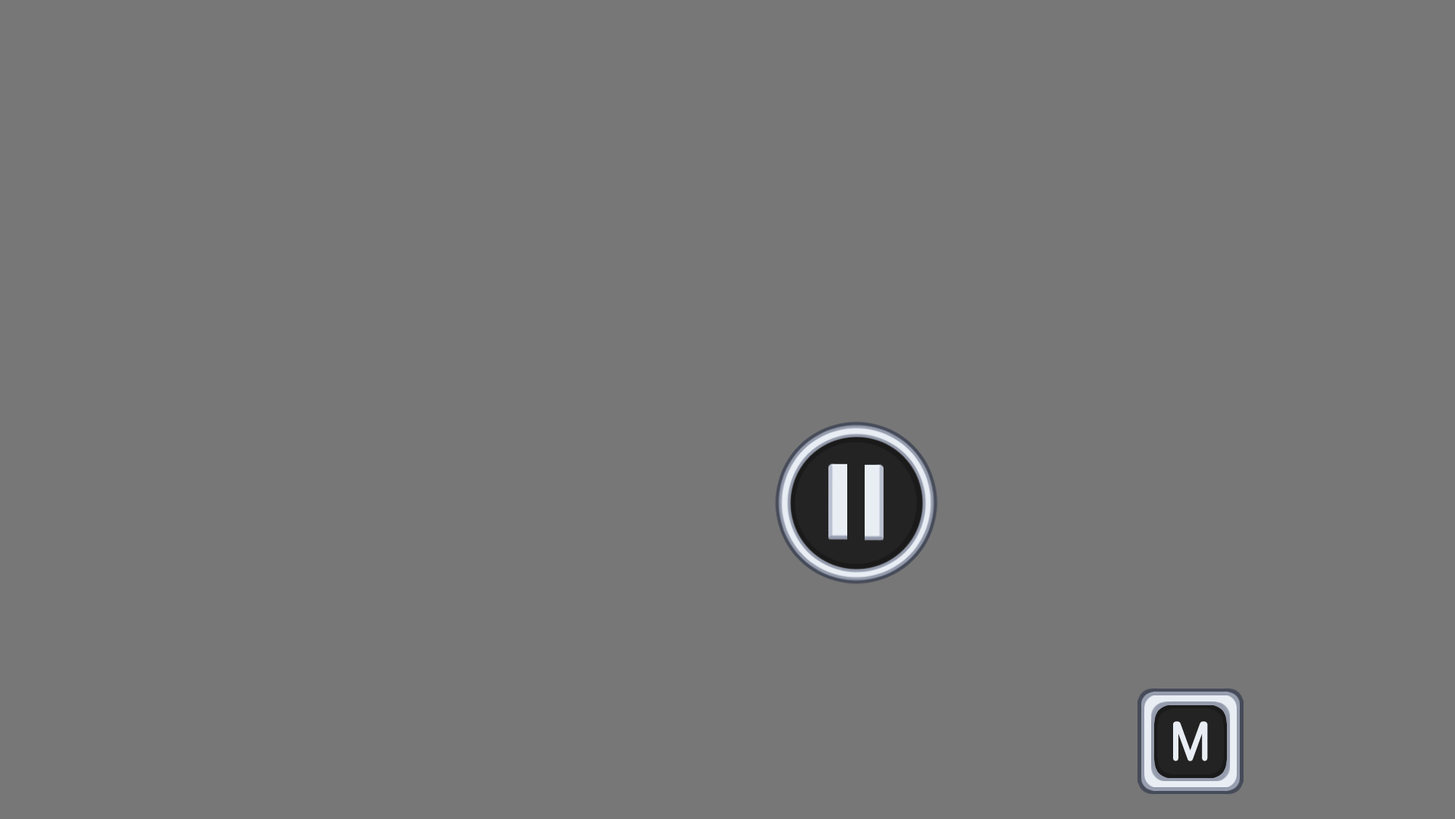
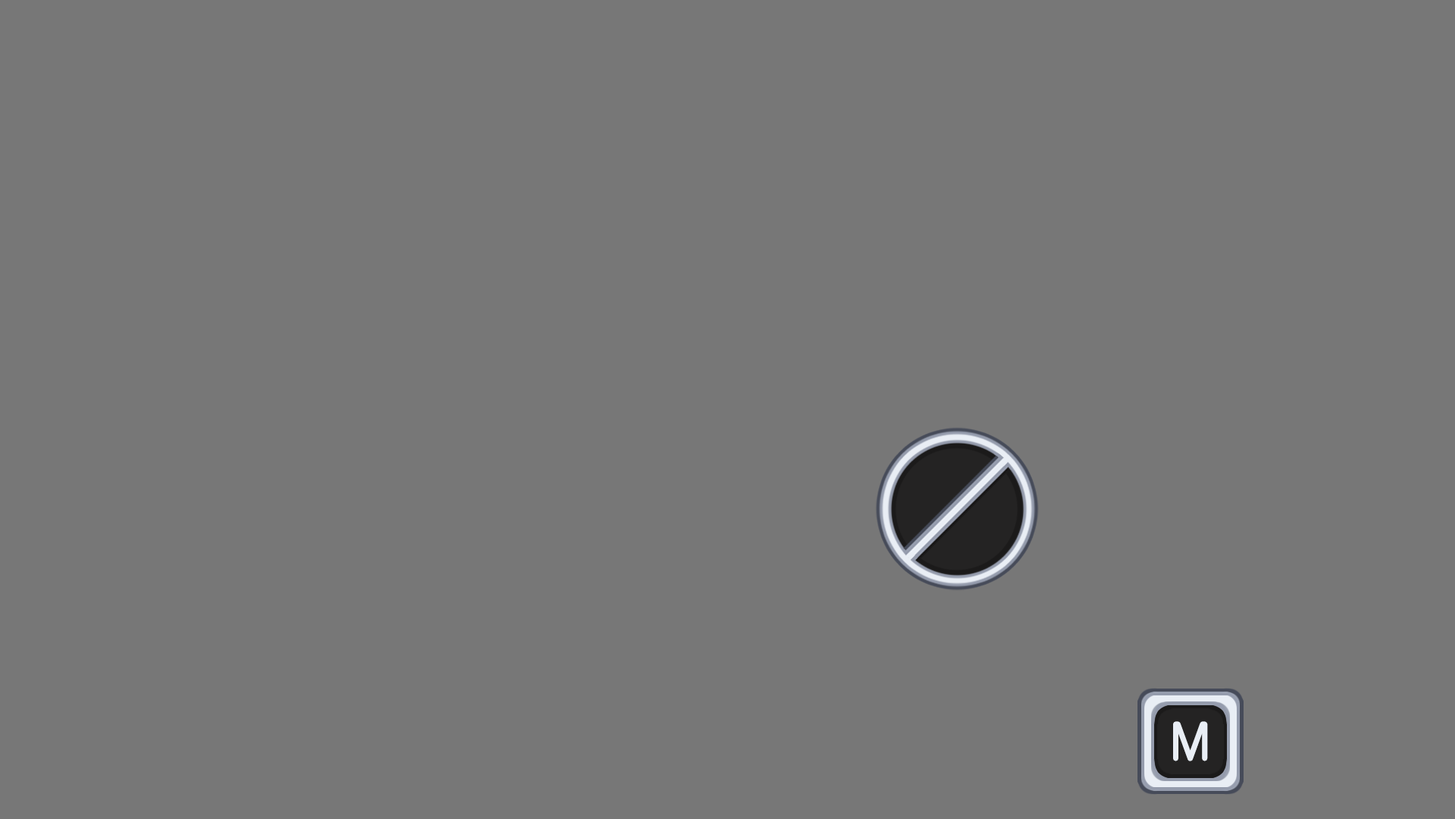
Layer changes from the first 1455 x 819 image to the second:
added group "pause icon copy" with 23 layers above "pause icon" over (x1=874, y1=423, x2=1040, y2=591)
added layer "finished pause icon" in group "pause icon copy" over (x1=874, y1=425, x2=1040, y2=591)
added layer "Layer 147" in group "pause icon copy" over (x1=902, y1=451, x2=1014, y2=564)
added layer "Layer 146" in group "pause icon copy" over (x1=903, y1=453, x2=1009, y2=564)
added layer "Layer 148" in group "pause icon copy" over (x1=908, y1=454, x2=1004, y2=560)
added layer "finished pause" (1st of 2, in "pause icon copy") in group "pause icon copy" over (x1=874, y1=425, x2=1040, y2=591)
renamed "map icon copy" to "pause icon", hid the group it (18 layers) over (x1=774, y1=420, x2=939, y2=585)
